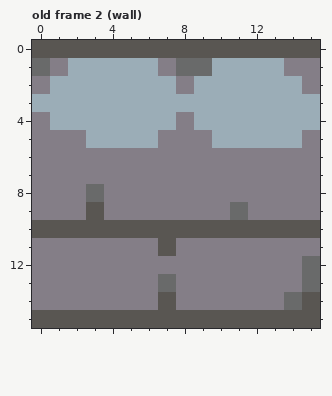
Two states of a pixel-art file, Textures/background/background.ase. The picture above is the old version.
16x16 pixels, 4 frames. Shown: old frame 2 (wall). The commit also changed other frames, which this record leaves out.
After the commit:
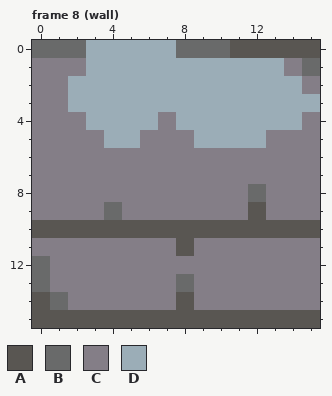
Palette (. is transparent): A #595652  B #696a6a  C #847e87  D #9badb7
A new or re-ordered frame is compared with the old frame closest to it.
Changes in this commit:
frames 4 -> 9
Frame 8 (wall) is new; against old frame 2 (wall):
Colour C gives way to colour A in row 9 at x 12; in row 11 at x 8; in row 14 at x 0 and 8.
Colour A gives way to colour B in row 0 at x 0 to 2 and 8 to 10.
Colour C gives way to colour B in row 1 at x 15; in row 8 at x 12; in row 9 at x 4; in row 12 at x 0; in row 13 at x 0 and 8; in row 14 at x 1.
Colour A gives way to colour C in row 9 at x 3; in row 11 at x 7; in row 14 at x 7 and 15.
Colour B gives way to colour C in row 1 at x 0; in row 8 at x 3; in row 9 at x 11; in row 12 at x 15; in row 13 at x 7 and 15; in row 14 at x 14.
Colour D gives way to colour C in row 1 at x 2; in row 2 at x 1; in row 3 at x 0 to 1; in row 4 at x 1 to 2, 7 and 15; in row 5 at x 3, 6 and 13 to 14.
Colour A gives way to colour D in row 0 at x 3 to 7.
Colour B gives way to colour D in row 1 at x 8 to 9.
Colour C gives way to colour D in row 1 at x 7; in row 2 at x 8; in row 4 at x 8; in row 5 at x 9.
Changed places in both pictures, as pixel boxes (x1, y1, x2, y2):
changed: (32, 40, 320, 310)
